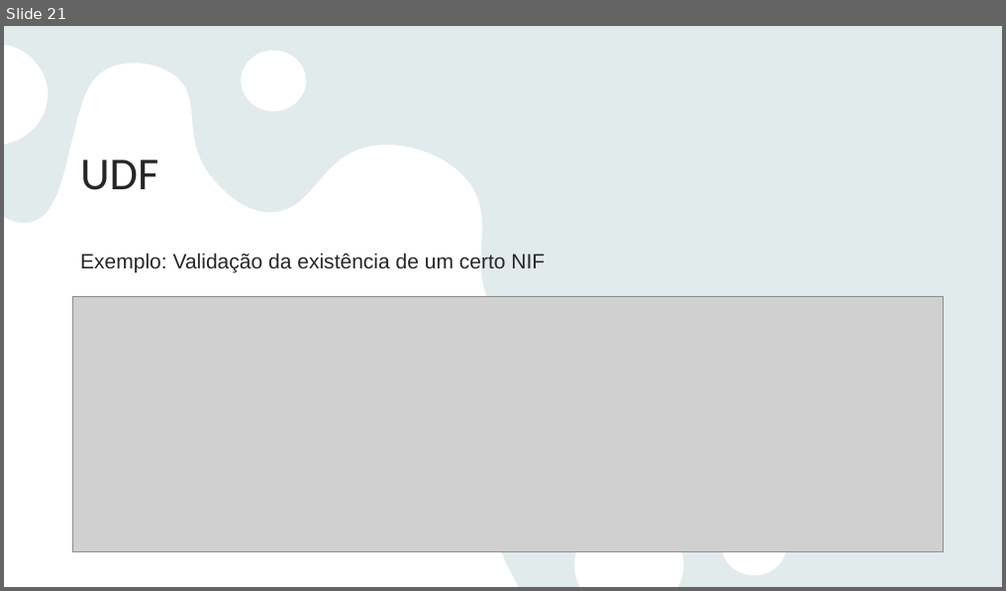
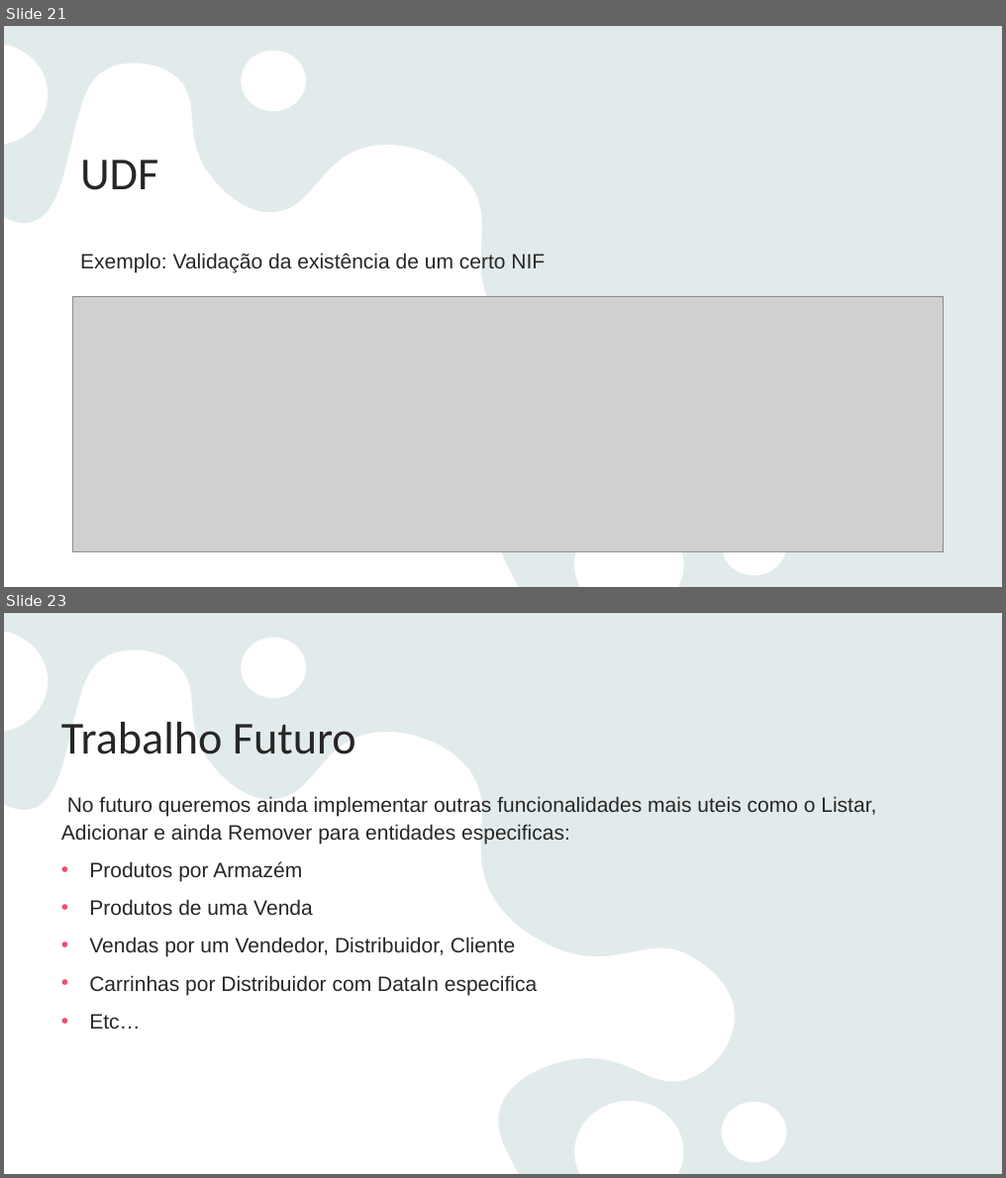
Before and after one commit to Miragaia/BD, a slide deck: Projeto/Higiliquidos- Apliacação de gestão de Stock e Vendas.pptx. Shown one above the other, each under a label of ours: slide 21 before the commit, slides 21 and 23 after it; the slides between them are not shown. The pictures are 1006x591 and 1006x1178 pixels, drawn with LibreOffice and Linux fonts; fonts in the diff are those of the drawing; grey boxes stand for pictures. Boxes give left, top, right and bottom in pixels: in the first picture for what was removed or moved away, otherwise in the second. Text is boxed around its words. In the diff, an @@ line names an element or a change of style, - is before the commit and + after.

```diff
--- a/Projeto/Higiliquidos- Apliacação de gestão de Stock e Vendas.pptx
+++ b/Projeto/Higiliquidos- Apliacação de gestão de Stock e Vendas.pptx
@@ slide 23 added at (4,613,1002,1174), background #E9F3F3; not listed: 2 template elements that a slide beside it also shows @@
@@ title added at (61,722,356,755), 44 pt, text #262626 @@
+Trabalho Futuro
@@ text added at (61,796,876,1029), 20 pt, text #262626 @@
+No futuro queremos ainda implementar outras funcionalidades mais uteis como o Listar, Adicionar e ainda Remover para entidades especificas:
+• Produtos por Armazém
+• Produtos de uma Venda
+• Vendas por um Vendedor, Distribuidor, Cliente
+• Carrinhas por Distribuidor com DataIn especifica
+• Etc…
```
Also in this commit, not shown: 1 slide changed, 1 slide removed, 2 other files.
